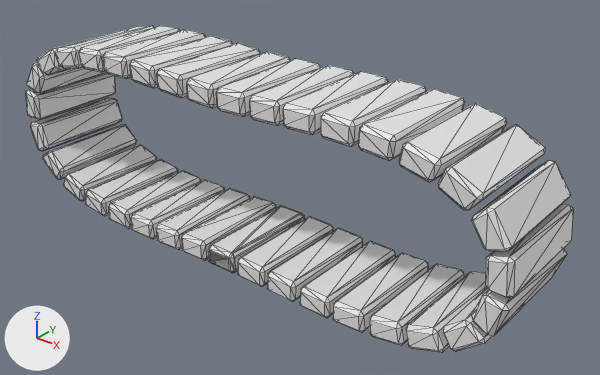
Before and after pictures for a commit that changed the OBJ model projects/resources/Boss/TrackR/TrackR.obj.
Before and after are seen from a camera (50 mm lens) standing at (13.44, -20.68, 9.02) and looking at (1.06, -5.21, -0.57). Arrows for +X, +Y and +Z are at lower left; the lights stay in place. Mesh edges are drawn as thin lines. Where no turn or scale is listed for an object, it has been applied to the vertices.
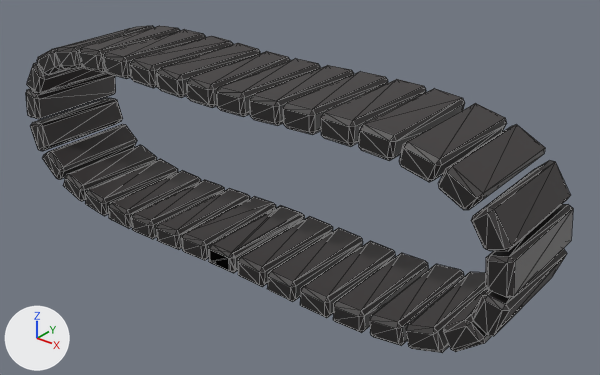
What differs and where, as boxes (x1, y1, x2, y2) in the pictures (600 x 375 px):
'Cube', recoloured (white to grey): (26, 26, 573, 353) in both

Edits to the bpy script that builds the scene:
```text
Add img_test03_png:
    img_test03_png = load_image('test03.png', 'test03.png', 1024, 1024, 'sRGB')
Add mat_マテリアル_002:
    mat_マテリアル_002 = principled_material('マテリアル.002')
    mat_マテリアル_002.texture = img_test03_png
Change me_cube:
    where me_cube.from_pydata(...)  # 864 vertices, 1584 faces; spans x -8.0..8.0, y -7.3..-4.2, z -2.6..2.6
    add me_cube.materials.append(mat_マテリアル_002)  # picture img_test03_png
```
